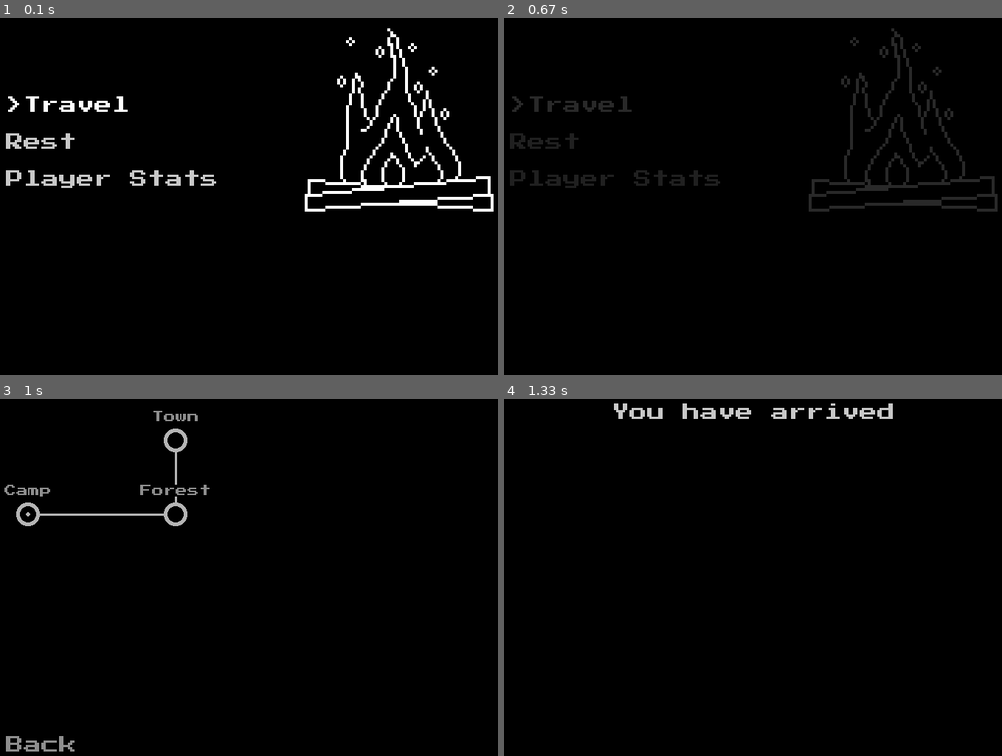
Above: before the commit, frames 1-4 (two rows, left to right).
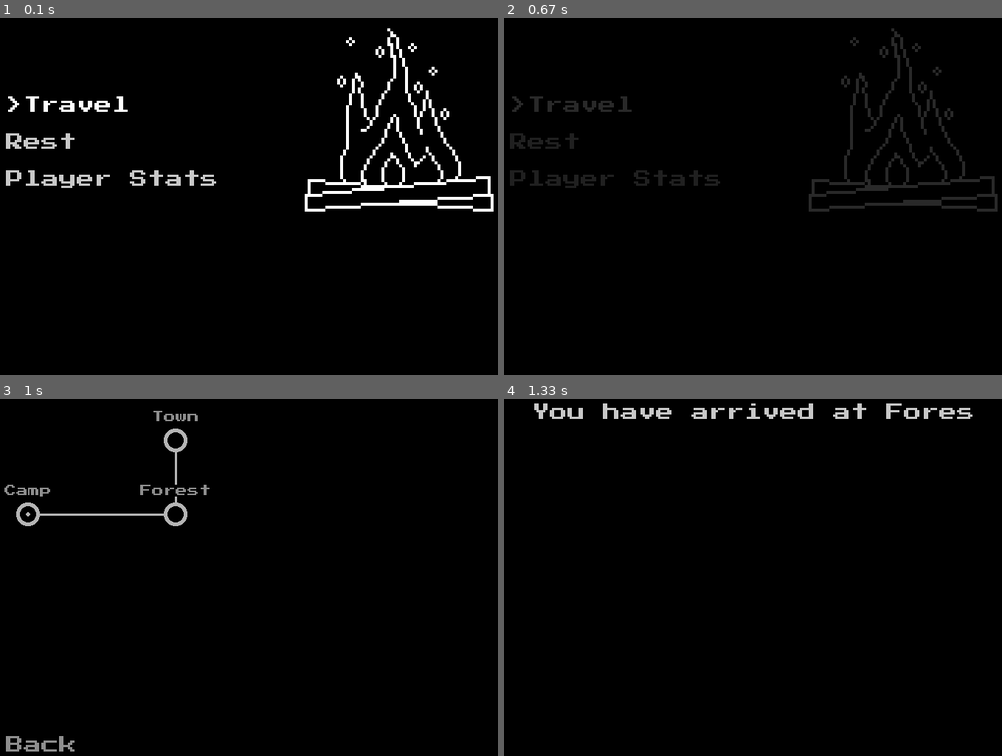
Above: after the commit, the same moments.

Repository: Cyborger/PygameTextRPG
Game: pygame game, started from launcher.py
Same seed, same stepped clock (60 frames per second), same inputs: the game is played once before the commit and once after it.
Inputs (mouse positions are in pixels of both pictures, inside the frame that each line leads up to):
- Up to frame 1 (0.1 s): no input
- Up to frame 2 (0.67 s): tap Enter at 0.33 s
- Up to frame 3 (1 s): type "ann" at 0.67 s
- Up to frame 4 (1.33 s): tap Enter at 1 s; press the mouse at (678, 513) at 1.25 s

Frames 1-3 are identical in both runs. In frame 4, 1.3% of the frame differs, in the area x 6-95%, y 1-6%.

Commit message:
Working on organization

Diff:
--- a/core/location.py
+++ b/core/location.py
@@ -2,17 +2,11 @@
 
 
 class Location:
-    locationImages = {"Resting" : "campfire", "Forest" : "forest"}
-
     def __init__(self, jsonData):
         self.name = jsonData["Name"]
         self.mapLocation = jsonData["MapLocation"]
         self.connectedLocations = jsonData["ConnectedLocations"]
-        self.image = self.loadImage(jsonData["Type"])
-
-    def loadImage(self, locationType):
-        imagePath = "res/images/" + self.locationImages[locationType] + ".png"
-        return pygame.image.load(imagePath)
+        self.image = "res/images/" + jsonData["Image"] + ".png"
 
     def locationIsAdjacent(self, location):
         for direction in self.connectedLocations:
--- a/core/menuNavigationHandler.py
+++ b/core/menuNavigationHandler.py
@@ -5,42 +5,38 @@
 class MenuNavigationHandler:
     def __init__(self, menu):
         self.menu = menu
-        self.buttonSelection = 0
+        self.selectedButton = None
         self.currentTextField = None
 
     def resetSelection(self):
+        self.selectedButton = self.menu.buttons[0]
         if not isinstance(self.menu.buttons[0], InputField):
             self.updateButtons(pygame.mouse.get_pos())
         self.updateButtonFocus()
 
     def handleNavigationEvents(self, events):
-        self.handleMouseEvents(events)
-        self.handleKeyPressEvents(events)
-
-    def handleKeyPressEvents(self, events):
-        for event in events:
-            if event.type == pygame.KEYDOWN:
-                if self.currentTextField is not None:
-                    self.handleTextFieldInputEvent(event)
-                else:
-                    self.handleMenuNavigationEvent(event)
-
-    def handleMouseEvents(self, events):
         for event in events:
             if event.type == pygame.MOUSEMOTION:
                 self.updateButtons(event.pos)
             elif event.type == pygame.MOUSEBUTTONDOWN:
                 self.handleMouseClick()
+            elif event.type == pygame.KEYDOWN:
+                self.handleKeyPressEvents(event)
+
+    def handleKeyPressEvents(self, event):
+        if self.currentTextField is None:
+            self.handleMenuNavigationEvent(event)
+        else:
+            self.handleTextFieldInputEvent(event)
 
     def updateButtons(self, mousePosition):
         for button in self.menu.buttons:
             button.update(mousePosition)
-            if button.isHovering(mousePosition):
-                self.buttonSelection = self.menu.buttons.index(button)
+            if button.hovered:
+                self.selectedButton = button
 
     def handleMouseClick(self):
-        if self.currentTextField is not None:
-            self.currentTextField = None
+        self.currentTextField = None
         for button in self.menu.buttons:
             if isinstance(button, InputField):
                 button.checkForClick(self)
@@ -60,22 +56,24 @@
         if event.key == pygame.K_ESCAPE:
             self.menu.goBack()
         elif event.key == pygame.K_w or event.key == pygame.K_UP:
-            self.buttonSelection = max(self.buttonSelection - 1, 0)
+            currentIndex = self.menu.buttons.index(self.selectedButton)
+            nextButton = max(currentIndex - 1, 0)
+            self.selectedButton = self.menu.buttons[nextButton]
             self.updateButtonFocus()
         elif event.key == pygame.K_s or event.key == pygame.K_DOWN:
-            self.buttonSelection = min(self.buttonSelection + 1,
-                                       len(self.menu.buttons) - 1)
+            currentIndex = self.menu.buttons.index(self.selectedButton)
+            previousButton = min(currentIndex + 1, len(self.menu.buttons) - 1)
+            self.selectedButton = self.menu.buttons[previousButton]
             self.updateButtonFocus()
         elif event.key == pygame.K_RETURN:
-            selectedButton = self.menu.buttons[self.buttonSelection]
-            selectedButton.checkForClick()
+            self.selectedButton.checkForClick()
 
     def updateButtonFocus(self):
-        for i in range(len(self.menu.buttons)):
-            if i == self.buttonSelection:
-                self.menu.buttons[i].forceHover()
-                if isinstance(self.menu.buttons[i], InputField):
-                    self.currentTextField = self.menu.buttons[i]
-                    self.menu.buttons[i].selected()
+        for button in self.menu.buttons:
+            if button == self.selectedButton:
+                self.selectedButton.forceHover()
+                if isinstance(self.selectedButton, InputField):
+                    self.currentTextField = button
+                    button.selected()
             else:
-                self.menu.buttons[i].forceUnhover()
+                button.forceUnhover()
--- a/json/locations.json
+++ b/json/locations.json
@@ -1,7 +1,7 @@
 {
   "Camp" : {
     "Name" : "Camp",
-    "Type" : "Resting",
+    "Image" : "campfire",
     "MapLocation" : [50, 350],
     "ConnectedLocations" : {
       "East" : "Forest"
@@ -9,7 +9,7 @@
   },
   "Forest" : {
     "Name" : "Forest",
-    "Type" : "Forest",
+    "Image" : "forest",
     "MapLocation" : [250, 350],
     "ConnectedLocations" : {
       "North" : "Town",
@@ -18,7 +18,7 @@
   },
   "Town" : {
     "Name" : "Town",
-    "Type" : "Resting",
+    "Image" : "campfire",
     "MapLocation" : [250, 250],
     "ConnectedLocations" : {
       "South" : "Forest"
--- a/menus/travelMenu.py
+++ b/menus/travelMenu.py
@@ -82,7 +82,7 @@
         if (location is not currentLocation) and isAdjacent:
             self.getParent().currentLocation = location
             self.getRoot().changeMenu("mainLocationMenu")
-            self.getRoot().createMessage(["You have arrived"])
+            self.getRoot().createMessage(["You have arrived at " + location.name])
 
     def goBack(self):
         self.getRoot().fadeMenuChange("mainLocationMenu")
@@ -97,9 +97,9 @@
         self.locationSelected(self.currentLocation.name)
         self.updateButtonFocus()
 
-    def handleButtonNavigationEvent(self, event):
+    def handleMenuNavigationEvent(self, event):
         if event.key == pygame.K_RETURN:
-            self.menu.buttons[self.buttonSelection].checkForClick()
+            self.selectedButton.checkForClick()
         elif event.key == pygame.K_ESCAPE:
             self.menu.goBack()
         elif event.key == pygame.K_w or event.key == pygame.K_UP:
@@ -121,10 +121,10 @@
 
     def locationSelected(self, locationName):
         location = self.menu.getParent().getLocation(locationName)
-        self.buttonSelection = self.getLocationIndex(location)
+        self.selectedButton = self.getLocationButton(location)
         self.updateButtonFocus()
 
-    def getLocationIndex(self, location):
+    def getLocationButton(self, location):
         for button in self.menu.buttons:
             if button.funcArgs[0] == location:
-                return self.menu.buttons.index(button)
+                return button
